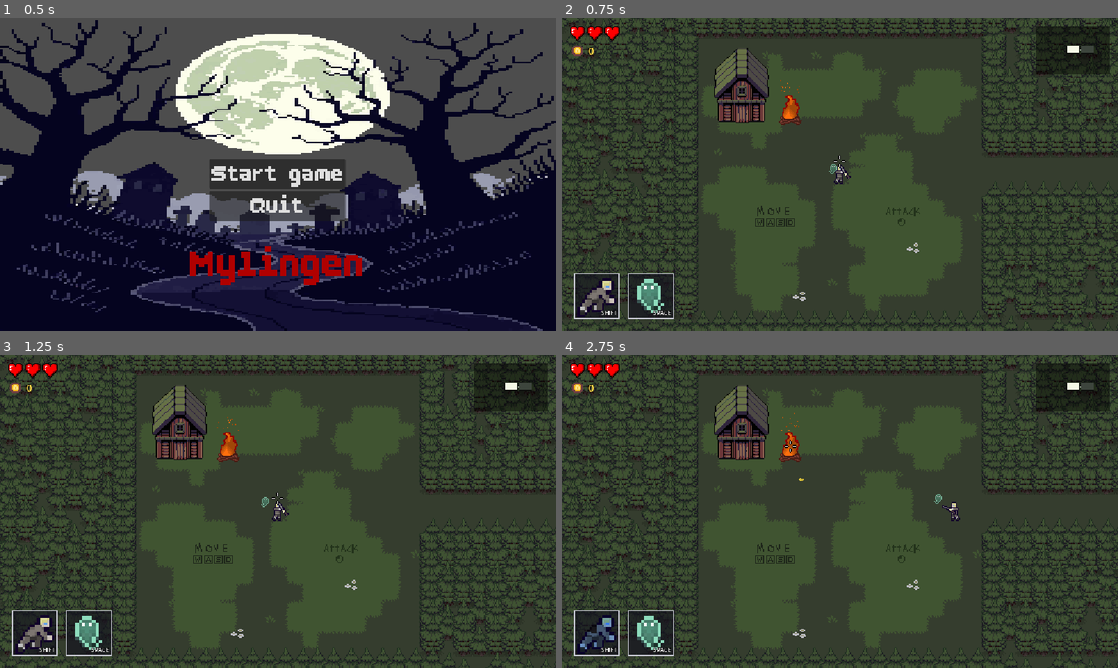
Above: before the commit, frames 1-4 (two rows, left to right).
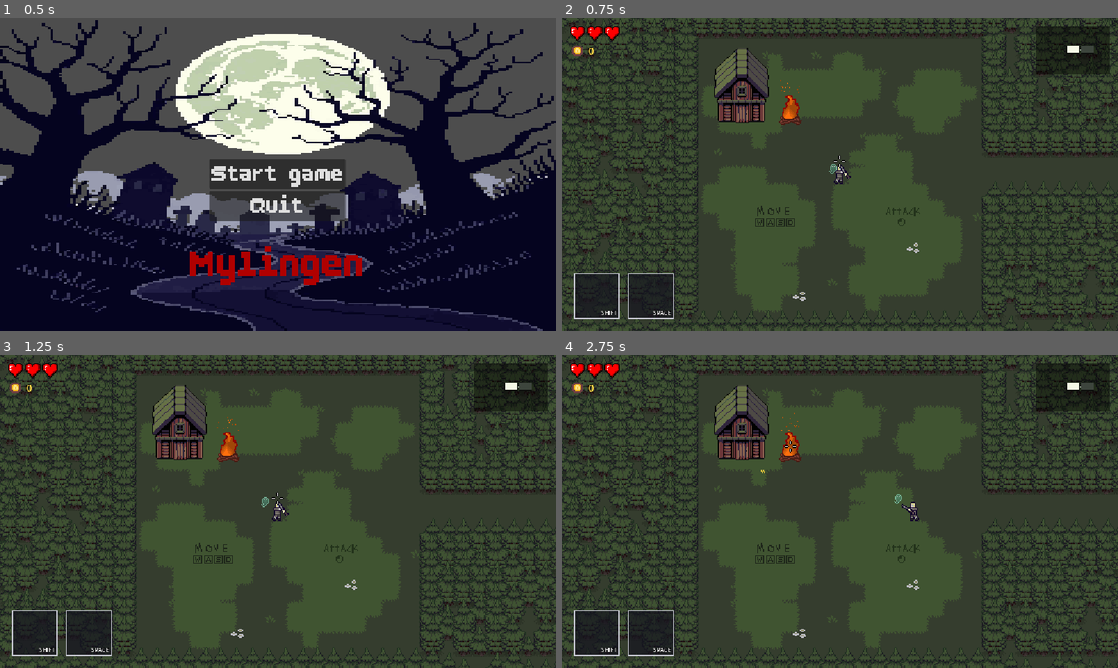
Above: after the commit, the same moments.

Repository: Silgnis/Game-Design-Project
Game: Godot game, scene res://Scenes/Menus/MainMenu.tscn
The game is run twice, just before and just after one commit, with the same random seed, the same clock (stepped at 60 frames per second) and the same inputs. Sound files missing from this copy of the repository are replaced by a short silence.
Inputs (mouse positions are in pixels of both pictures, inside the frame that each line leads up to):
- Up to frame 1 (0.5 s): no input
- Up to frame 2 (0.75 s): click "Start game" at 0.5 s
- Up to frame 3 (1.25 s): no input
- Up to frame 4 (2.75 s): tap Enter (ui_accept) at 1.25, 1.52 s; move the mouse to (962, 495) at 1.27 s; press the mouse at (962, 495) at 1.28 s; hold Right (right) 1.28-2 s; tap Shift (dash) at 1.55 s; release the mouse at (962, 495) at 2 s; drag from (728, 527) to (789, 445) at 2.02 s

Frame 1 is identical in both runs. In frame 2, 0.8% of the frame differs, in the area x 2-19%, y 83-96%; in frame 3, 0.8%; in frame 4, 1.0%, in the area x 2-72%, y 36-96%.

Commit message:
chore: added progression within tutorial

Diff:
--- a/Scripts/player_new.gd
+++ b/Scripts/player_new.gd
@@ -4,6 +4,7 @@
 # The myling ghost listens to these to play its attack / recharge sprites
 signal myling_used
 signal myling_ready
+signal dashed
 
 @onready var animated_sprite_2d: AnimatedSprite2D = $AnimatedSprite2D
 @onready var footstep_sfx: AudioStreamPlayer2D = $FootstepSFX
@@ -55,6 +56,10 @@
 @export var fire_rate: float = 0.25  # Time in seconds between shots
 var shoot_cooldown_timer: float = 0.0
 
+var can_dash: bool = false
+var can_myling: bool = false
+var can_shoot: bool = true
+
 var is_initializing: bool = true
 var current_health: int
 var currency: int = 0:
@@ -84,6 +89,8 @@
 
 	player_ui.update_hearts(current_health)
 	player_ui.update_coins(currency)
+	var tutorial_passed := not GameManager.enemy_kill_counts.is_empty()
+	set_abilities(tutorial_passed, tutorial_passed, can_shoot)
 	# Connect door spawn signal as usual
 	NavigationManager.on_trigger_player_spawn.connect(_on_spawn)
 	# If returning from a checkpoint, place player at saved coordinates instead
@@ -117,7 +124,7 @@
 		shoot_cooldown_timer = 0.0
 
 	# Check if action is held down (is_action_pressed) and timer has elapsed
-	if Input.is_action_pressed("Shoot") and shoot_cooldown_timer <= 0.0:
+	if can_shoot and Input.is_action_pressed("Shoot") and shoot_cooldown_timer <= 0.0:
 		shoot()
 		shoot_cooldown_timer = fire_rate  # Reset cooldown
 
@@ -146,8 +153,15 @@
 		velocity = velocity.move_toward(Vector2.ZERO, DECELERATION * delta)
 		animated_sprite_2d.play("idle")
 
+func set_abilities(dash: bool, myling: bool, shoot_enabled: bool) -> void:
+	can_dash = dash
+	can_myling = myling
+	can_shoot = shoot_enabled
+	player_ui.dash_icon.visible = dash
+	player_ui.myling_icon.visible = myling
+
 func try_dash() -> void:
-	if is_dashing or dash_cooldown_left > 0.0:
+	if not can_dash or is_dashing or dash_cooldown_left > 0.0:
 		return
 
 	# Dash where the player is moving, or the last direction moved if standing still
@@ -161,6 +175,7 @@
 	dash_cooldown_left = dash_cooldown
 	animated_sprite_2d.play("dash")
 	player_ui.update_dash(0.0)
+	dashed.emit()
 
 func update_dash(delta: float) -> void:
 	if is_dashing:
@@ -237,7 +252,7 @@
 		gunshot_sfx.play()
 
 func try_myling() -> void:
-	if myling_cooldown_left > 0.0:
+	if not can_myling or myling_cooldown_left > 0.0:
 		return
 
 	# Only things that know how to be frozen (EnemyBase and subclasses) are affected
--- a/Scripts/room2_tutorial.gd
+++ b/Scripts/room2_tutorial.gd
@@ -2,6 +2,8 @@
 
 const SPEAKER := "Myling"
 const INTRO_LINE := "Looks like a wolf. Get closer and then press space; I'll scare them so much they'll freeze, and then you can take care of them."
+const STUN_LINE := "Now press space to stun the enemy. You'll be able to make quick work of them after."
+const KILL_LINE := "Now kill the wolf."
 const DEFEAT_LINE := "Odd. They didn't drop anything, and I still feel a certain presence... Let's try to go back and re-enter this room."
 const BLOCKED_LINE := "Wait. Let's go back first and re-enter this room before continuing."
 const GHOST_LINE := "I knew it. It became a ghost. Let's see what happens when you defeat them now."
@@ -20,6 +22,8 @@
 @export var push_back_time := 0.2
 
 var _visit_lines_played := {}
+var _tutorial_done := false
+var _tutorial_abilities := [true, false, false]
 
 func _ready() -> void:
 	super._ready()
@@ -29,6 +33,21 @@
 func on_player_entered() -> void:
 	super.on_player_entered()
 	_update_exit()
+	var player := _player()
+	if player == null:
+		return
+	if is_cleared:
+		player.set_abilities(true, true, true)
+	elif _in_tutorial():
+		player.set_abilities(_tutorial_abilities[0], _tutorial_abilities[1], _tutorial_abilities[2])
+	else:
+		player.set_abilities(true, true, false)
+
+func on_player_exited() -> void:
+	super.on_player_exited()
+	var player := _player()
+	if player:
+		player.set_abilities(player.can_dash, player.can_myling, true)
 
 func lock_room() -> void:
 	var was_cleared := is_cleared
@@ -36,11 +55,31 @@
 	_update_exit()
 	if was_cleared:
 		return
+	var player := _player()
+	if player and not _in_tutorial():
+		player.set_abilities(true, true, true)
 	var kills := _wolf_kills()
 	if kills >= TUTORIAL_KILLS or _visit_lines_played.has(kills):
 		return
 	_visit_lines_played[kills] = true
+	if kills == 0:
+		_run_tutorial()
+		return
 	Dialogue.say(SPEAKER, [[INTRO_LINE, GHOST_LINE, SOUL_LINE][kills]])
+
+func _run_tutorial() -> void:
+	var player := _player()
+	await Dialogue.say(SPEAKER, [INTRO_LINE])
+	if player == null:
+		return
+	await player.dashed
+	_tutorial_abilities = [true, true, false]
+	player.set_abilities(true, true, false)
+	await Dialogue.say(SPEAKER, [STUN_LINE])
+	await player.myling_used
+	player.set_abilities(true, true, true)
+	_tutorial_done = true
+	await Dialogue.say(SPEAKER, [KILL_LINE])
 
 func _on_enemy_died() -> void:
 	super._on_enemy_died()
@@ -97,5 +136,16 @@
 		return
 	create_tween().tween_property(body, "global_position:x", target_x, push_back_time)
 
+func _in_tutorial() -> bool:
+	return not _tutorial_done and _wolf_kills() == 0
+
+func _player() -> Player:
+	var node := get_parent()
+	while node != null:
+		if node.get("player") is Player:
+			return node.get("player")
+		node = node.get_parent()
+	return null
+
 func _wolf_kills() -> int:
 	return GameManager.get_enemy_kills(wolf.enemy_id)
